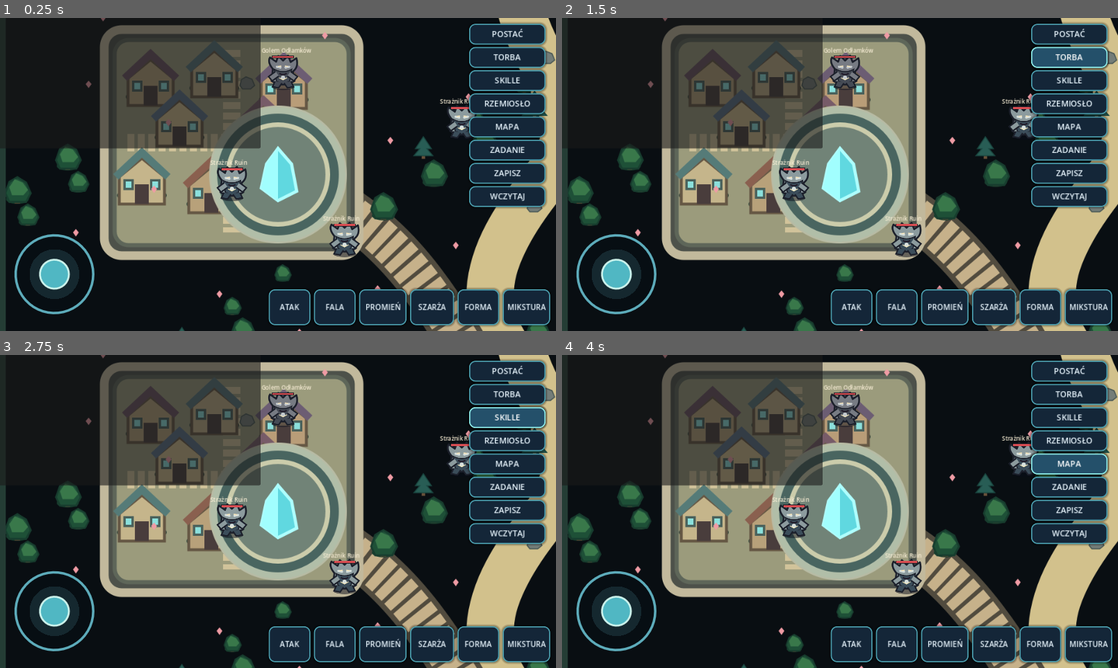
Above: before the commit, frames 1-4 (two rows, left to right).
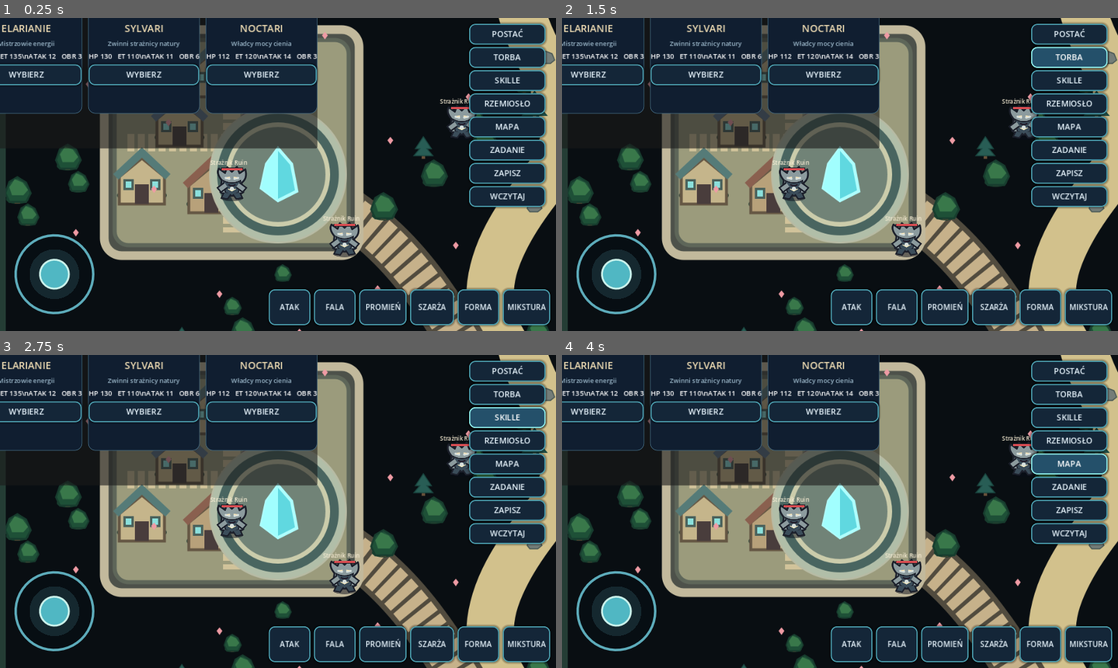
Above: after the commit, the same moments.

Repository: Kulpiak/Aetherion
Game: Godot game, scene res://scenes/main.tscn
Same seed, same stepped clock (60 frames per second), same inputs: the game is played once before the commit and once after it.
Inputs:
- Up to frame 1 (0.25 s): no input
- Up to frame 2 (1.5 s): click "POSTAĆ" at 0.5 s; click "TORBA" at 1.25 s
- Up to frame 3 (2.75 s): click "SKILLE" at 2 s
- Up to frame 4 (4 s): click "RZEMIOSŁO" at 2.75 s; click "MAPA" at 3.5 s

The runs differ from the first frame. In frame 1, 17% of the frame differs, in the area x 0-58%, y 0-42%; in frame 2, 17%; in frame 3, 17%; in frame 4, 17%.
Error before the commit: Invalid assignment of property or key 'region_enabled' with value of type 'bool' on a base object of type 'TextureRect'. (res://scripts/game.gd:270)

Commit message:
Fix race portrait atlas texture setup

Diff:
--- a/scripts/game.gd
+++ b/scripts/game.gd
@@ -266,9 +266,10 @@
   content.add_theme_constant_override("separation", 5)
   card.add_child(content)
   var portrait := TextureRect.new()
-  portrait.texture = SPRITE_ATLAS
-  portrait.region_enabled = true
-  portrait.region_rect = Rect2(index * 128, 0, 128, 128)
+  var portrait_atlas := AtlasTexture.new()
+  portrait_atlas.atlas = SPRITE_ATLAS
+  portrait_atlas.region = Rect2(index * 128, 0, 128, 128)
+  portrait.texture = portrait_atlas
   portrait.expand_mode = TextureRect.EXPAND_IGNORE_SIZE
   portrait.stretch_mode = TextureRect.STRETCH_KEEP_ASPECT_CENTERED
   portrait.custom_minimum_size = Vector2(145, 145)
